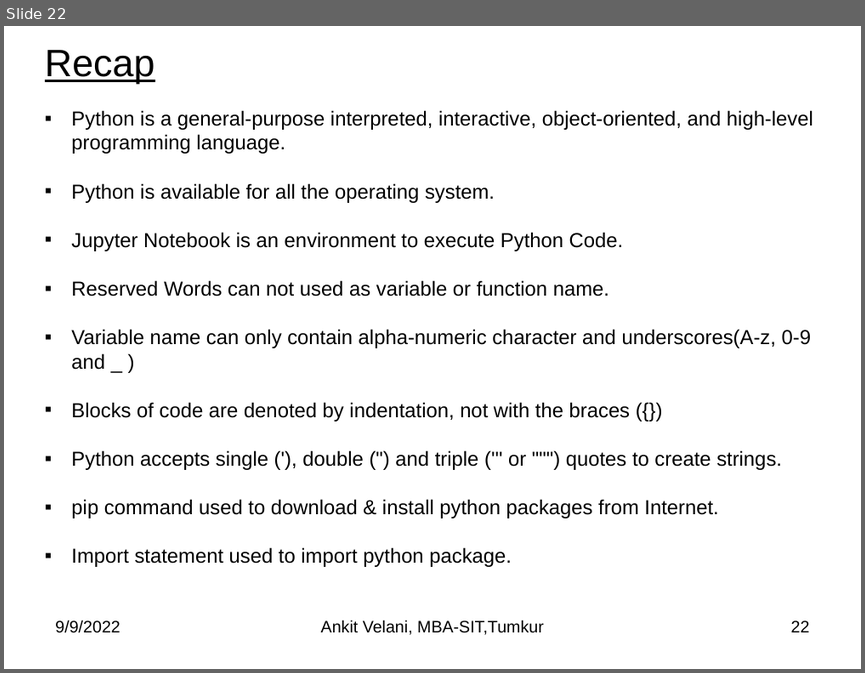
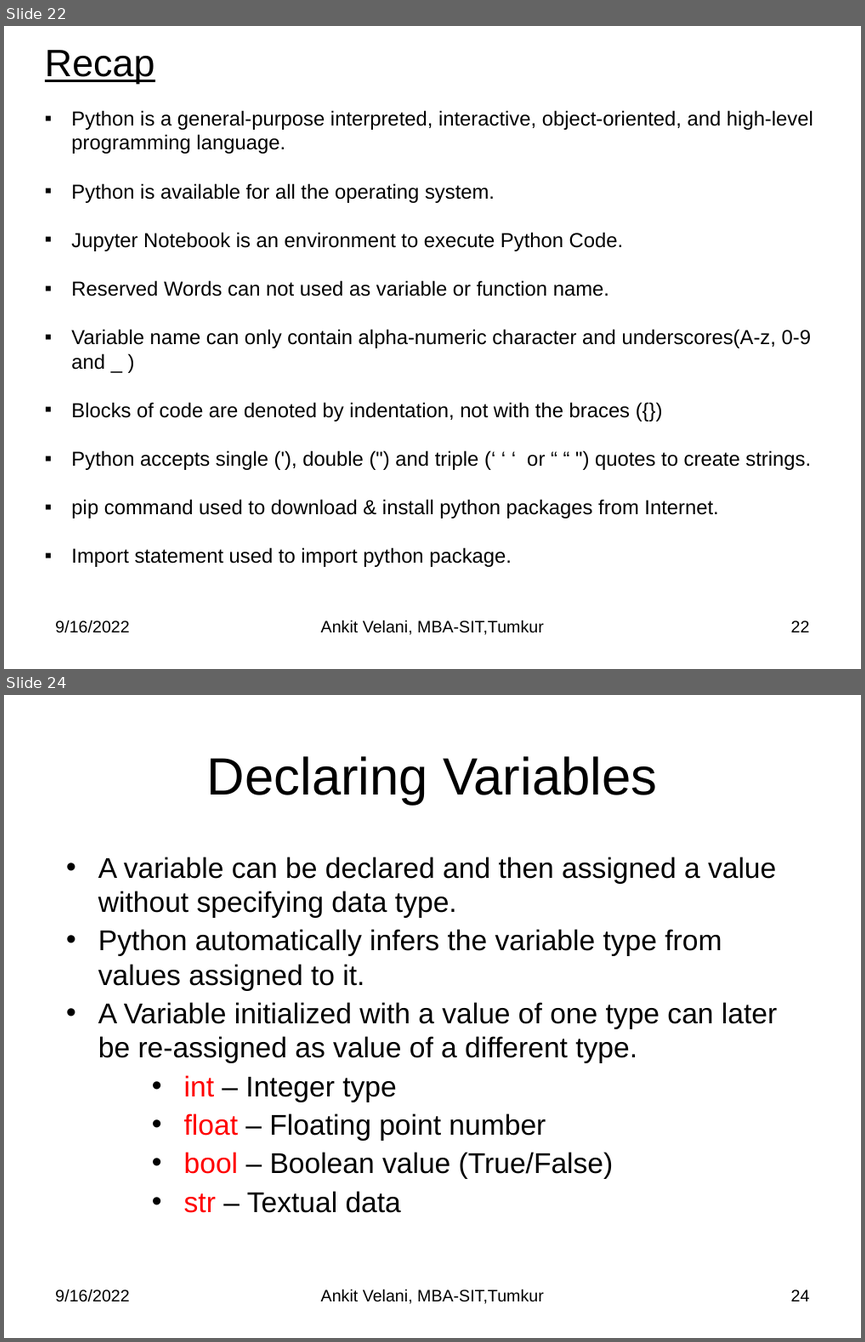
Before and after one commit to sitmbadept/sitmbadept.github.io, a slide deck: BDTM/Python/Unit-4-Python-Programming.pptx. Shown one above the other, each under a label of ours: slide 22 before the commit, slides 22 and 24 after it; the slides between them are not shown. The pictures are 865x673 and 865x1342 pixels, drawn with LibreOffice and Linux fonts; fonts in the diff are those of the drawing. Boxes give left, top, right and bottom in pixels: in the first picture for what was removed or moved away, otherwise in the second. Text is boxed around its words. In the diff, an @@ line names an element or a change of style, - is before the commit and + after.

```diff
--- a/BDTM/Python/Unit-4-Python-Programming.pptx
+++ b/BDTM/Python/Unit-4-Python-Programming.pptx
@@ slide 24 added at (4, 695, 861, 1338), background #FFFFFF @@
@@ title added at (207, 756, 657, 805), 44 pt, text #000000 @@
+Declaring Variables
@@ text added at (98, 857, 777, 1213), 24 pt, text #000000 @@
+• A variable can be declared and then assigned a value without specifying data type.
+• Python automatically infers the variable type from values assigned to it.
+• A Variable initialized with a value of one type can later be re-assigned as value of a different type.
+    • int – Integer type
+    • float – Floating point number
+    • bool – Boolean value (True/False)
+    • str – Textual data
@@ text added at (55, 1288, 129, 1302), 14 pt, text #000000 @@
+9/16/2022
@@ text added at (321, 1288, 544, 1304), 14 pt, text #000000 @@
+Ankit Velani, MBA-SIT,Tumkur
@@ page number added at (791, 1289, 810, 1301), 14 pt, text #000000 @@
+24
@@ slide 22 changed as well @@
@@ text at (71, 450, 811, 470): text changed @@
-▪ Python accepts single ('), double (") and triple (''' or """) quotes to create strings.
+▪ Python accepts single ('), double (") and triple (‘ ‘ ‘ or “ “ ") quotes to create strings.
@@ text at (55, 619, 129, 633): text changed @@
-9/9/2022
+9/16/2022
```
Also in this commit, not shown: 20 other slides changed, 41 other slides added, 1 other file.
